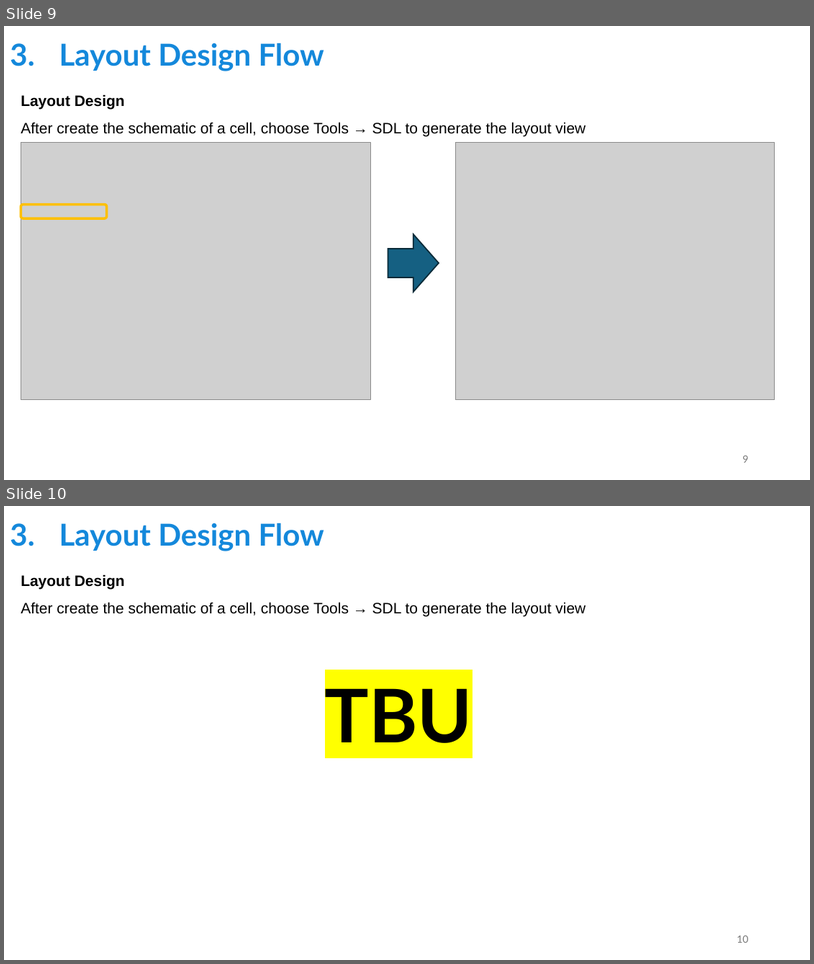
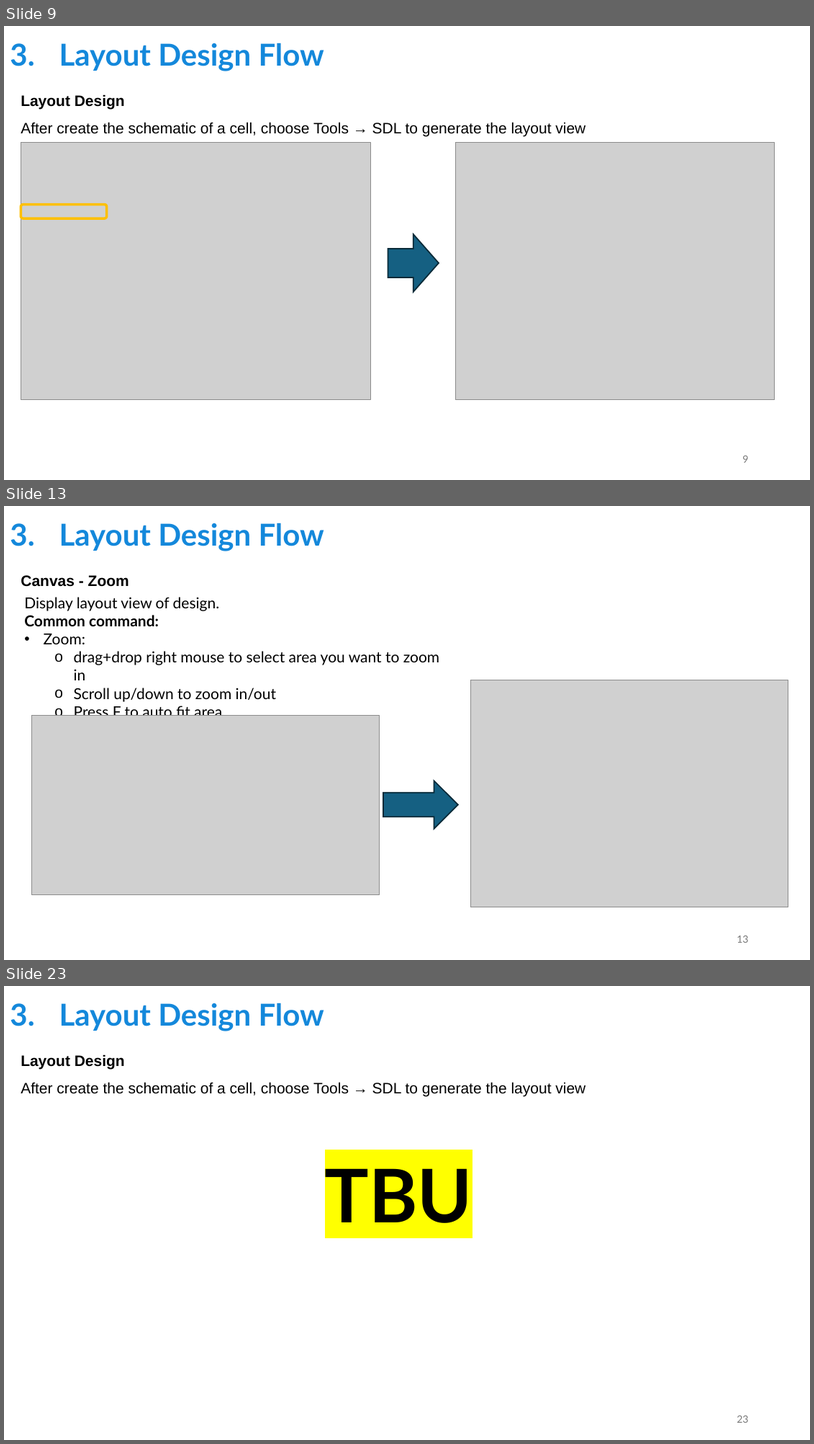
Before and after one commit to tien2032002/CC-Guideline, a slide deck: SYNOPSYS TOOLS GUIDELINES 1.pptx. Shown one above the other, each under a label of ours: slides 9 and 10 before the commit, slides 9, 13 and 23 after it; the slides between them are not shown. The pictures are 814x964 and 814x1444 pixels, drawn with LibreOffice and Linux fonts; fonts in the diff are those of the drawing; grey boxes stand for pictures. Boxes give left, top, right and bottom in pixels: in the first picture for what was removed or moved away, otherwise in the second. Text is boxed around its words. In the diff, an @@ line names an element or a change of style, - is before the commit and + after.

Commit message:
update layout guideline

```diff
--- a/SYNOPSYS TOOLS GUIDELINES 1.pptx
+++ b/SYNOPSYS TOOLS GUIDELINES 1.pptx
@@ slide 13 added at bbox=[4, 506, 810, 960], background #FFFFFF @@
@@ title added at bbox=[59, 523, 324, 551], 36 pt, text #1488DB, bold @@
+3. Layout Design Flow
@@ text added at bbox=[21, 575, 129, 587], 18 pt, text #000000, bold @@
+Canvas - Zoom
@@ text added at bbox=[24, 597, 440, 716], 18 pt, text #000000 @@
+Display layout view of design.
+Common command:
+• Zoom:
+  o drag+drop right mouse to select area you want to zoom in
+  o Scroll up/down to zoom in/out
+  o Press F to auto fit area
@@ picture added at bbox=[471, 680, 790, 907] @@
@@ picture added at bbox=[32, 716, 380, 894] @@
@@ right arrow added at bbox=[384, 780, 458, 829], fill #156082, outline #092A39 1.5 pt @@
@@ page number added at bbox=[737, 935, 748, 942], 12 pt, text #797979 @@
+13
@@ what was slide 10 is now slide 23 @@
@@ page number at bbox=[737, 1415, 748, 1422]: text changed @@
-10
+23
```
Also in this commit, not shown: 12 other slides added.
